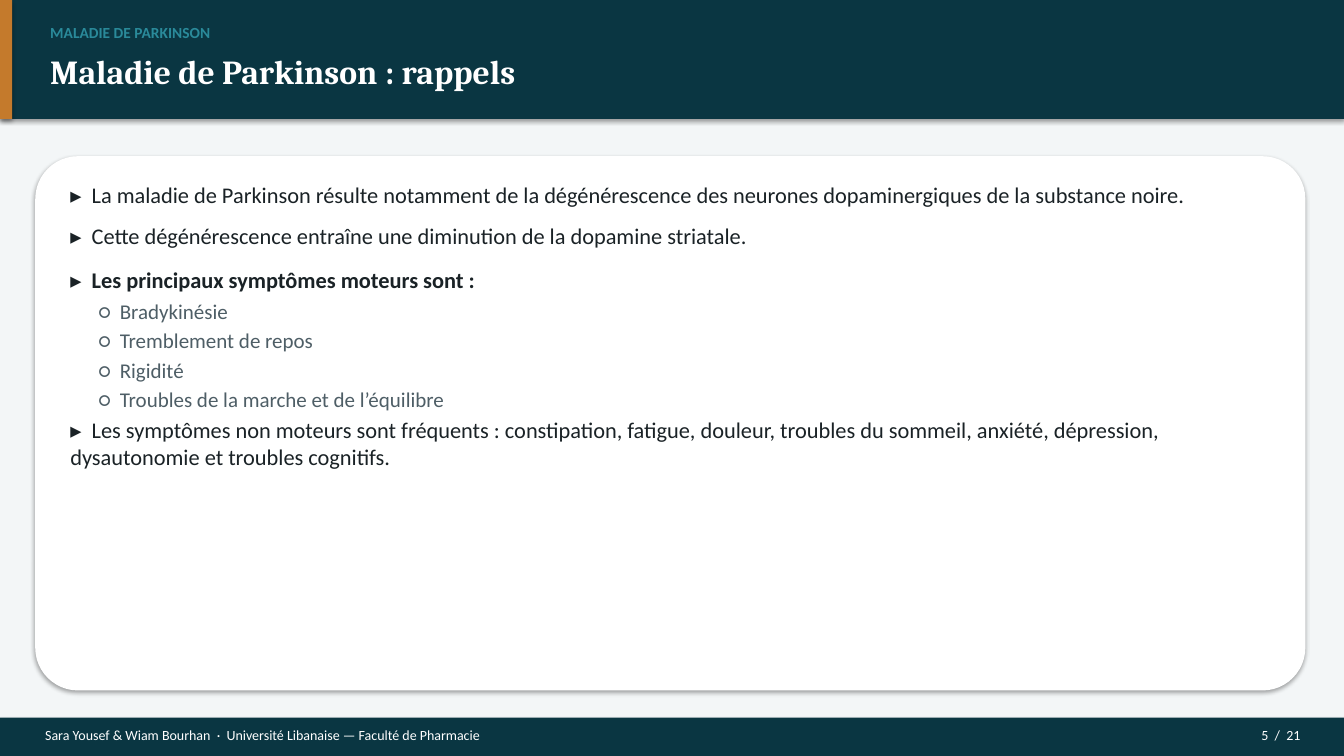
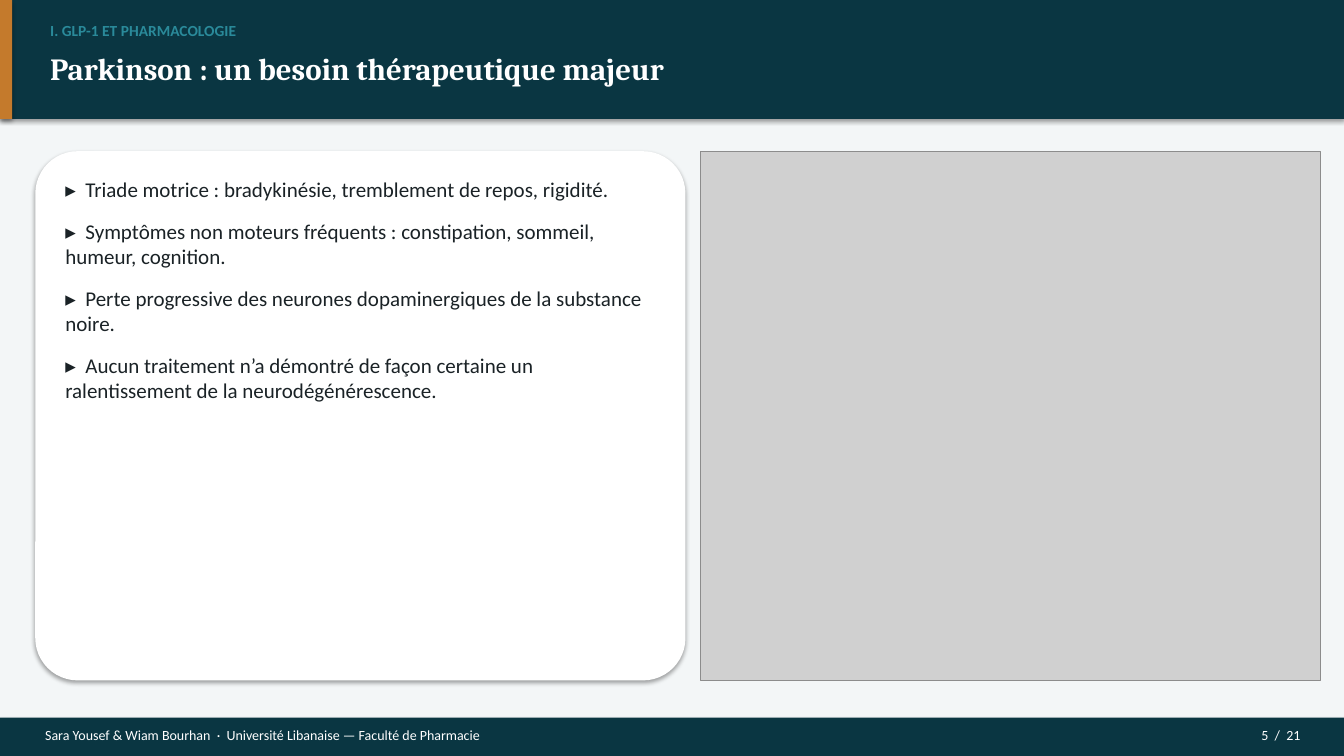
Before and after one commit to Mashtal-Platform/mashtal-platform, a slide deck: slide 5 of docs/presentation/Soutenance_GLP1_Parkinson.pptx. Drawn at 1344x756 pixels with LibreOffice and Linux fonts; fonts in the diff are those of the drawing; grey boxes stand for pictures. Boxes give left, top, right and bottom in pixels: in the first picture for what was removed or moved away, otherwise in the second. Text is boxed around its words. In the diff, an @@ line names an element or a change of style, - is before the commit and + after.

```diff
--- a/docs/presentation/Soutenance_GLP1_Parkinson.pptx
+++ b/docs/presentation/Soutenance_GLP1_Parkinson.pptx
@@ text removed at [50,28,210,38] @@
-MALADIE DE PARKINSON
@@ text added at [50,26,236,36], 11 pt, text #2A8A9A, bold @@
+I. GLP-1 ET PHARMACOLOGIE
@@ text at [50,58,664,87]: text changed; size 24 to 22 pt @@
-Maladie de Parkinson : rappels
+Parkinson : un besoin thérapeutique majeur
@@ rounded rectangle: place and size @@
-rounded rectangle at [35,156,1306,691]
+rounded rectangle at [35,151,686,681]
@@ picture added at [701,151,1321,681] @@
@@ text added at [65,182,641,402], 15 pt, text #1A2226 @@
+▸ Triade motrice : bradykinésie, tremblement de repos, rigidité.
+▸ Symptômes non moteurs fréquents : constipation, sommeil, humeur, cognition.
+▸ Perte progressive des neurones dopaminergiques de la substance noire.
+▸ Aucun traitement n’a démontré de façon certaine un ralentissement de la neurodégénérescence.
@@ text removed at [70,187,1184,469] @@
-▸ La maladie de Parkinson résulte notamment de la dégénérescence des neurones dopaminergiques de la substance noire.
-▸ Cette dégénérescence entraîne une diminution de la dopamine striatale.
-▸ Les principaux symptômes moteurs sont :
-○ Bradykinésie
-○ Tremblement de repos
-○ Rigidité
-○ Troubles de la marche et de l’équilibre
-▸ Les symptômes non moteurs sont fréquents : constipation, fatigue, douleur, troubles du sommeil, anxiété, dépression, dysautonomie et troubles cognitifs.
```
Also in this commit, not shown: 13 other slides changed, 7 slides added, 7 slides removed, 22 other files.
